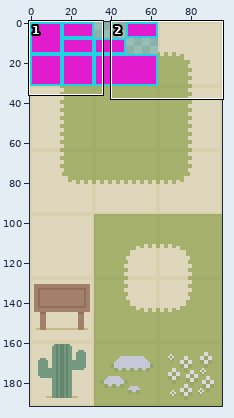
Sprite sheet, stored at Textures/tm_test.png. The first picture is a wide view before the edit; the outline marks the close-up.
Close-up. Old version:
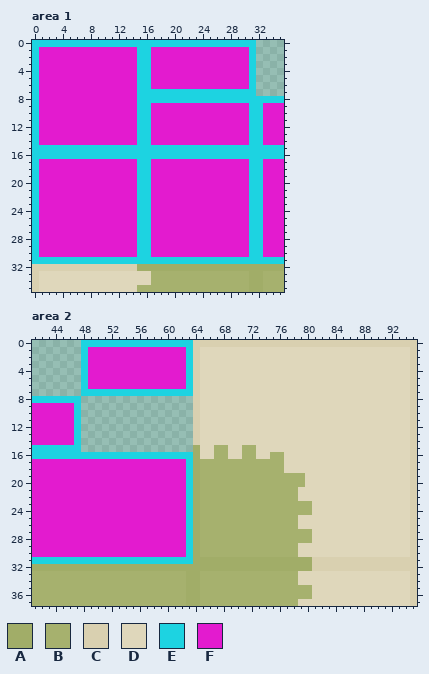
The file is 96x192 pixels. Colours within 5 levels of each other are drawn and written as one. Shown: area 1: x 0..35, y 0..35; area 2: x 41..95, y 0..37.
Palette (. is transparent): A #a1ad68  B #a6b16e  C #d9d0b0  D #dfd7bb  E #1dd3e1  F #e31bcf
Pixels before, area 1, first column x 0:
 0 EEEEEEEEEEEEEEEEEEEEEEEEEEEEEEEE....
 1 EFFFFFFFFFFFFFFEEFFFFFFFFFFFFFFE....
 2 EFFFFFFFFFFFFFFEEFFFFFFFFFFFFFFE....
 3 EFFFFFFFFFFFFFFEEFFFFFFFFFFFFFFE....
 4 EFFFFFFFFFFFFFFEEFFFFFFFFFFFFFFE....
 5 EFFFFFFFFFFFFFFEEFFFFFFFFFFFFFFE....
 6 EFFFFFFFFFFFFFFEEFFFFFFFFFFFFFFE....
 7 EFFFFFFFFFFFFFFEEEEEEEEEEEEEEEEE....
 8 EFFFFFFFFFFFFFFEEEEEEEEEEEEEEEEEEEEE
 9 EFFFFFFFFFFFFFFEEFFFFFFFFFFFFFFEEFFF
10 EFFFFFFFFFFFFFFEEFFFFFFFFFFFFFFEEFFF
11 EFFFFFFFFFFFFFFEEFFFFFFFFFFFFFFEEFFF
12 EFFFFFFFFFFFFFFEEFFFFFFFFFFFFFFEEFFF
13 EFFFFFFFFFFFFFFEEFFFFFFFFFFFFFFEEFFF
14 EFFFFFFFFFFFFFFEEFFFFFFFFFFFFFFEEFFF
15 EEEEEEEEEEEEEEEEEEEEEEEEEEEEEEEEEEEE
16 EEEEEEEEEEEEEEEEEEEEEEEEEEEEEEEEEEEE
17 EFFFFFFFFFFFFFFEEFFFFFFFFFFFFFFEEFFF
18 EFFFFFFFFFFFFFFEEFFFFFFFFFFFFFFEEFFF
19 EFFFFFFFFFFFFFFEEFFFFFFFFFFFFFFEEFFF
20 EFFFFFFFFFFFFFFEEFFFFFFFFFFFFFFEEFFF
21 EFFFFFFFFFFFFFFEEFFFFFFFFFFFFFFEEFFF
22 EFFFFFFFFFFFFFFEEFFFFFFFFFFFFFFEEFFF
23 EFFFFFFFFFFFFFFEEFFFFFFFFFFFFFFEEFFF
24 EFFFFFFFFFFFFFFEEFFFFFFFFFFFFFFEEFFF
25 EFFFFFFFFFFFFFFEEFFFFFFFFFFFFFFEEFFF
26 EFFFFFFFFFFFFFFEEFFFFFFFFFFFFFFEEFFF
27 EFFFFFFFFFFFFFFEEFFFFFFFFFFFFFFEEFFF
28 EFFFFFFFFFFFFFFEEFFFFFFFFFFFFFFEEFFF
29 EFFFFFFFFFFFFFFEEFFFFFFFFFFFFFFEEFFF
30 EFFFFFFFFFFFFFFEEFFFFFFFFFFFFFFEEFFF
31 EEEEEEEEEEEEEEEEEEEEEEEEEEEEEEEEEEEE
32 CCCCCCCCCCCCCCCAAAAAAAAAAAAAAAAAAAAA
33 CDDDDDDDDDDDDDDDDBBBBBBBBBBBBBBAABBB
34 CDDDDDDDDDDDDDDDDBBBBBBBBBBBBBBAABBB
35 CDDDDDDDDDDDDDDBBBBBBBBBBBBBBBBAABBB
Pixels before, area 2, first column x 41:
 0 .......EEEEEEEEEEEEEEEECCCCCCCCCCCCCCCCCCCCCCCCCCCCCCCC
 1 .......EFFFFFFFFFFFFFFECDDDDDDDDDDDDDDDDDDDDDDDDDDDDDDC
 2 .......EFFFFFFFFFFFFFFECDDDDDDDDDDDDDDDDDDDDDDDDDDDDDDC
 3 .......EFFFFFFFFFFFFFFECDDDDDDDDDDDDDDDDDDDDDDDDDDDDDDC
 4 .......EFFFFFFFFFFFFFFECDDDDDDDDDDDDDDDDDDDDDDDDDDDDDDC
 5 .......EFFFFFFFFFFFFFFECDDDDDDDDDDDDDDDDDDDDDDDDDDDDDDC
 6 .......EFFFFFFFFFFFFFFECDDDDDDDDDDDDDDDDDDDDDDDDDDDDDDC
 7 .......EEEEEEEEEEEEEEEECDDDDDDDDDDDDDDDDDDDDDDDDDDDDDDC
 8 EEEEEEE................CDDDDDDDDDDDDDDDDDDDDDDDDDDDDDDC
 9 FFFFFFE................CDDDDDDDDDDDDDDDDDDDDDDDDDDDDDDC
10 FFFFFFE................CDDDDDDDDDDDDDDDDDDDDDDDDDDDDDDC
11 FFFFFFE................CDDDDDDDDDDDDDDDDDDDDDDDDDDDDDDC
12 FFFFFFE................CDDDDDDDDDDDDDDDDDDDDDDDDDDDDDDC
13 FFFFFFE................CDDDDDDDDDDDDDDDDDDDDDDDDDDDDDDC
14 FFFFFFE................CDDDDDDDDDDDDDDDDDDDDDDDDDDDDDDC
15 EEEEEEE................ADDBBDDBBDDDDDDDDDDDDDDDDDDDDDDC
16 EEEEEEEEEEEEEEEEEEEEEEEADDBBDDBBDDBBDDDDDDDDDDDDDDDDDDC
17 FFFFFFFFFFFFFFFFFFFFFFEABBBBBBBBBBBBDDDDDDDDDDDDDDDDDDC
18 FFFFFFFFFFFFFFFFFFFFFFEABBBBBBBBBBBBDDDDDDDDDDDDDDDDDDC
19 FFFFFFFFFFFFFFFFFFFFFFEABBBBBBBBBBBBBBBDDDDDDDDDDDDDDDC
20 FFFFFFFFFFFFFFFFFFFFFFEABBBBBBBBBBBBBBBDDDDDDDDDDDDDDDC
21 FFFFFFFFFFFFFFFFFFFFFFEABBBBBBBBBBBBBBDDDDDDDDDDDDDDDDC
22 FFFFFFFFFFFFFFFFFFFFFFEABBBBBBBBBBBBBBDDDDDDDDDDDDDDDDC
23 FFFFFFFFFFFFFFFFFFFFFFEABBBBBBBBBBBBBBBBDDDDDDDDDDDDDDC
24 FFFFFFFFFFFFFFFFFFFFFFEABBBBBBBBBBBBBBBBDDDDDDDDDDDDDDC
25 FFFFFFFFFFFFFFFFFFFFFFEABBBBBBBBBBBBBBDDDDDDDDDDDDDDDDC
26 FFFFFFFFFFFFFFFFFFFFFFEABBBBBBBBBBBBBBDDDDDDDDDDDDDDDDC
27 FFFFFFFFFFFFFFFFFFFFFFEABBBBBBBBBBBBBBBBDDDDDDDDDDDDDDC
28 FFFFFFFFFFFFFFFFFFFFFFEABBBBBBBBBBBBBBBBDDDDDDDDDDDDDDC
29 FFFFFFFFFFFFFFFFFFFFFFEABBBBBBBBBBBBBBDDDDDDDDDDDDDDDDC
30 FFFFFFFFFFFFFFFFFFFFFFEABBBBBBBBBBBBBBDDDDDDDDDDDDDDDDC
31 EEEEEEEEEEEEEEEEEEEEEEEAAAAAAAAAAAAAAAAACCCCCCCCCCCCCCC
32 AAAAAAAAAAAAAAAAAAAAAAAAAAAAAAAAAAAAAAAACCCCCCCCCCCCCCC
33 BBBBBBBBBBBBBBBBBBBBBBAABBBBBBBBBBBBBBDDDDDDDDDDDDDDDDC
34 BBBBBBBBBBBBBBBBBBBBBBAABBBBBBBBBBBBBBDDDDDDDDDDDDDDDDC
35 BBBBBBBBBBBBBBBBBBBBBBAABBBBBBBBBBBBBBBBDDDDDDDDDDDDDDC
36 BBBBBBBBBBBBBBBBBBBBBBAABBBBBBBBBBBBBBBBDDDDDDDDDDDDDDC
37 BBBBBBBBBBBBBBBBBBBBBBAABBBBBBBBBBBBBBDDDDDDDDDDDDDDDDC
The same view after the edit:
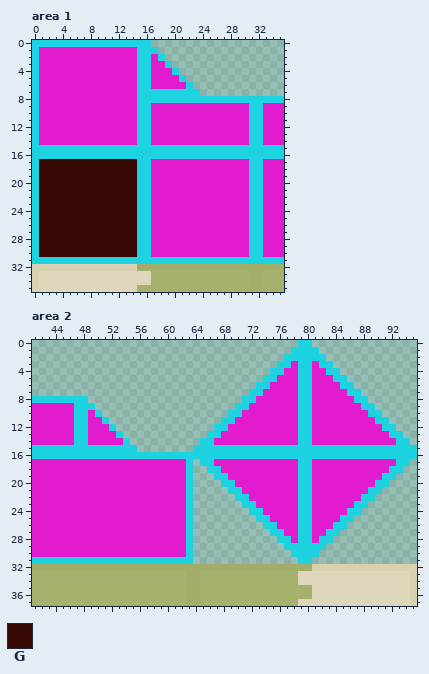
Colours new in this view: G #380805
Edits made:
Area 1:
y 0: x 17..31 EEEEEEEEEEEEEEE -> ...............
y 1: x 17..31 FFFFFFFFFFFFFFE -> E..............
y 2: x 18..31 FFFFFFFFFFFFFE -> E.............
y 3: x 19..31 FFFFFFFFFFFFE -> E............
y 4: x 20..31 FFFFFFFFFFFE -> E...........
y 5: x 21..31 FFFFFFFFFFE -> E..........
y 6: x 22..31 FFFFFFFFFE -> E.........
y 7: x 24..31 EEEEEEEE -> ........
y 17..30: x 1..14 FFFFFFFFFFFFFF -> GGGGGGGGGGGGGG
Area 2:
y 0: x 48..95 EEEEEEEEEEEEEEEECCCCCCCCCCCCCCCCCCCCCCCCCCCCCCCC -> ...............................EE...............
y 1: x 48..95 EFFFFFFFFFFFFFFECDDDDDDDDDDDDDDDDDDDDDDDDDDDDDDC -> ..............................EEEE..............
y 2: x 48..95 EFFFFFFFFFFFFFFECDDDDDDDDDDDDDDDDDDDDDDDDDDDDDDC -> .............................EEEEEE.............
y 3: x 48..95 EFFFFFFFFFFFFFFECDDDDDDDDDDDDDDDDDDDDDDDDDDDDDDC -> ............................EEFEEFEE............
y 4: x 48..95 EFFFFFFFFFFFFFFECDDDDDDDDDDDDDDDDDDDDDDDDDDDDDDC -> ...........................EEFFEEFFEE...........
y 5: x 48..95 EFFFFFFFFFFFFFFECDDDDDDDDDDDDDDDDDDDDDDDDDDDDDDC -> ..........................EEFFFEEFFFEE..........
y 6: x 48..95 EFFFFFFFFFFFFFFECDDDDDDDDDDDDDDDDDDDDDDDDDDDDDDC -> .........................EEFFFFEEFFFFEE.........
y 7: x 48..95 EEEEEEEEEEEEEEEECDDDDDDDDDDDDDDDDDDDDDDDDDDDDDDC -> ........................EEFFFFFEEFFFFFEE........
y 8: x 48 . -> E; x 64..95 CDDDDDDDDDDDDDDDDDDDDDDDDDDDDDDC -> .......EEFFFFFFEEFFFFFFEE.......
y 9: x 48..49 .. -> EE; x 64..95 CDDDDDDDDDDDDDDDDDDDDDDDDDDDDDDC -> ......EEFFFFFFFEEFFFFFFFEE......
y 10: x 48..50 ... -> EFE; x 64..95 CDDDDDDDDDDDDDDDDDDDDDDDDDDDDDDC -> .....EEFFFFFFFFEEFFFFFFFFEE.....
y 11: x 48..51 .... -> EFFE; x 64..95 CDDDDDDDDDDDDDDDDDDDDDDDDDDDDDDC -> ....EEFFFFFFFFFEEFFFFFFFFFEE....
y 12: x 48..52 ..... -> EFFFE; x 64..95 CDDDDDDDDDDDDDDDDDDDDDDDDDDDDDDC -> ...EEFFFFFFFFFFEEFFFFFFFFFFEE...
y 13: x 48..53 ...... -> EFFFFE; x 64..95 CDDDDDDDDDDDDDDDDDDDDDDDDDDDDDDC -> ..EEFFFFFFFFFFFEEFFFFFFFFFFFEE..
y 14: x 48..54 ....... -> EFFFFFE; x 64..95 CDDDDDDDDDDDDDDDDDDDDDDDDDDDDDDC -> .EEFFFFFFFFFFFFEEFFFFFFFFFFFFEE.
y 15: x 48..55 ........ -> EEEEEEEE; x 64..95 ADDBBDDBBDDDDDDDDDDDDDDDDDDDDDDC -> EEEEEEEEEEEEEEEEEEEEEEEEEEEEEEEE
y 16: x 64..95 ADDBBDDBBDDBBDDDDDDDDDDDDDDDDDDC -> EEEEEEEEEEEEEEEEEEEEEEEEEEEEEEEE
y 17: x 64..95 ABBBBBBBBBBBBDDDDDDDDDDDDDDDDDDC -> .EEFFFFFFFFFFFFEEFFFFFFFFFFFFEE.
y 18: x 64..95 ABBBBBBBBBBBBDDDDDDDDDDDDDDDDDDC -> ..EEFFFFFFFFFFFEEFFFFFFFFFFFEE..
y 19: x 64..95 ABBBBBBBBBBBBBBBDDDDDDDDDDDDDDDC -> ...EEFFFFFFFFFFEEFFFFFFFFFFEE...
y 20: x 64..95 ABBBBBBBBBBBBBBBDDDDDDDDDDDDDDDC -> ....EEFFFFFFFFFEEFFFFFFFFFEE....
y 21: x 64..95 ABBBBBBBBBBBBBBDDDDDDDDDDDDDDDDC -> .....EEFFFFFFFFEEFFFFFFFFEE.....
y 22: x 64..95 ABBBBBBBBBBBBBBDDDDDDDDDDDDDDDDC -> ......EEFFFFFFFEEFFFFFFFEE......
y 23: x 64..95 ABBBBBBBBBBBBBBBBDDDDDDDDDDDDDDC -> .......EEFFFFFFEEFFFFFFEE.......
y 24: x 64..95 ABBBBBBBBBBBBBBBBDDDDDDDDDDDDDDC -> ........EEFFFFFEEFFFFFEE........
y 25: x 64..95 ABBBBBBBBBBBBBBDDDDDDDDDDDDDDDDC -> .........EEFFFFEEFFFFEE.........
y 26: x 64..95 ABBBBBBBBBBBBBBDDDDDDDDDDDDDDDDC -> ..........EEFFFEEFFFEE..........
y 27: x 64..95 ABBBBBBBBBBBBBBBBDDDDDDDDDDDDDDC -> ...........EEFFEEFFEE...........
y 28: x 64..95 ABBBBBBBBBBBBBBBBDDDDDDDDDDDDDDC -> ............EEFEEFEE............
y 29: x 64..95 ABBBBBBBBBBBBBBDDDDDDDDDDDDDDDDC -> .............EEEEEE.............
y 30: x 64..95 ABBBBBBBBBBBBBBDDDDDDDDDDDDDDDDC -> ..............EEEE..............
y 31: x 64..95 AAAAAAAAAAAAAAAAACCCCCCCCCCCCCCC -> ...............EE...............
Where, in picture pixels (left, top, right, bottom), the same in both close-ups:
changed: (151, 40, 256, 96)
changed: (39, 159, 137, 257)
changed: (81, 340, 417, 564)
